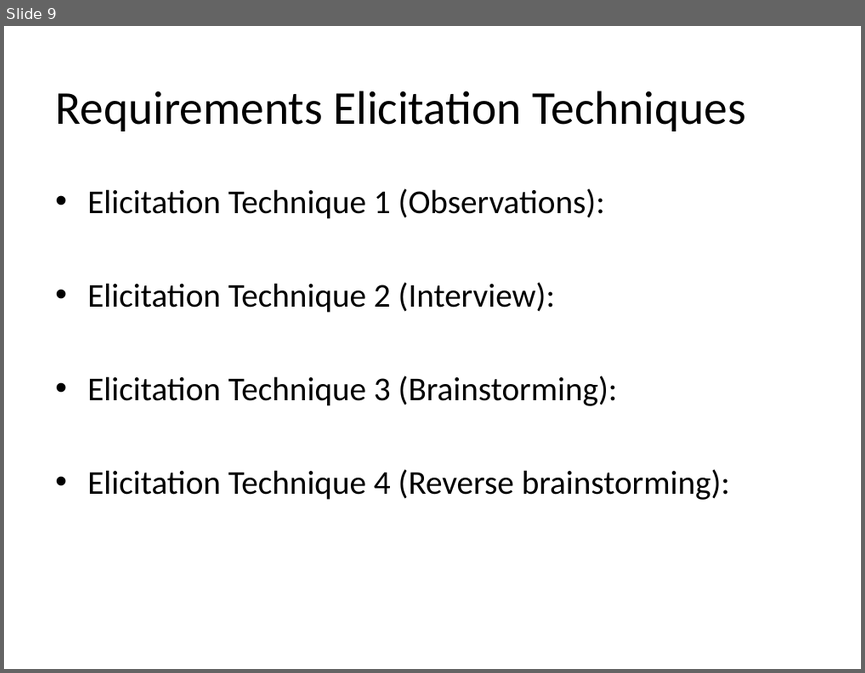
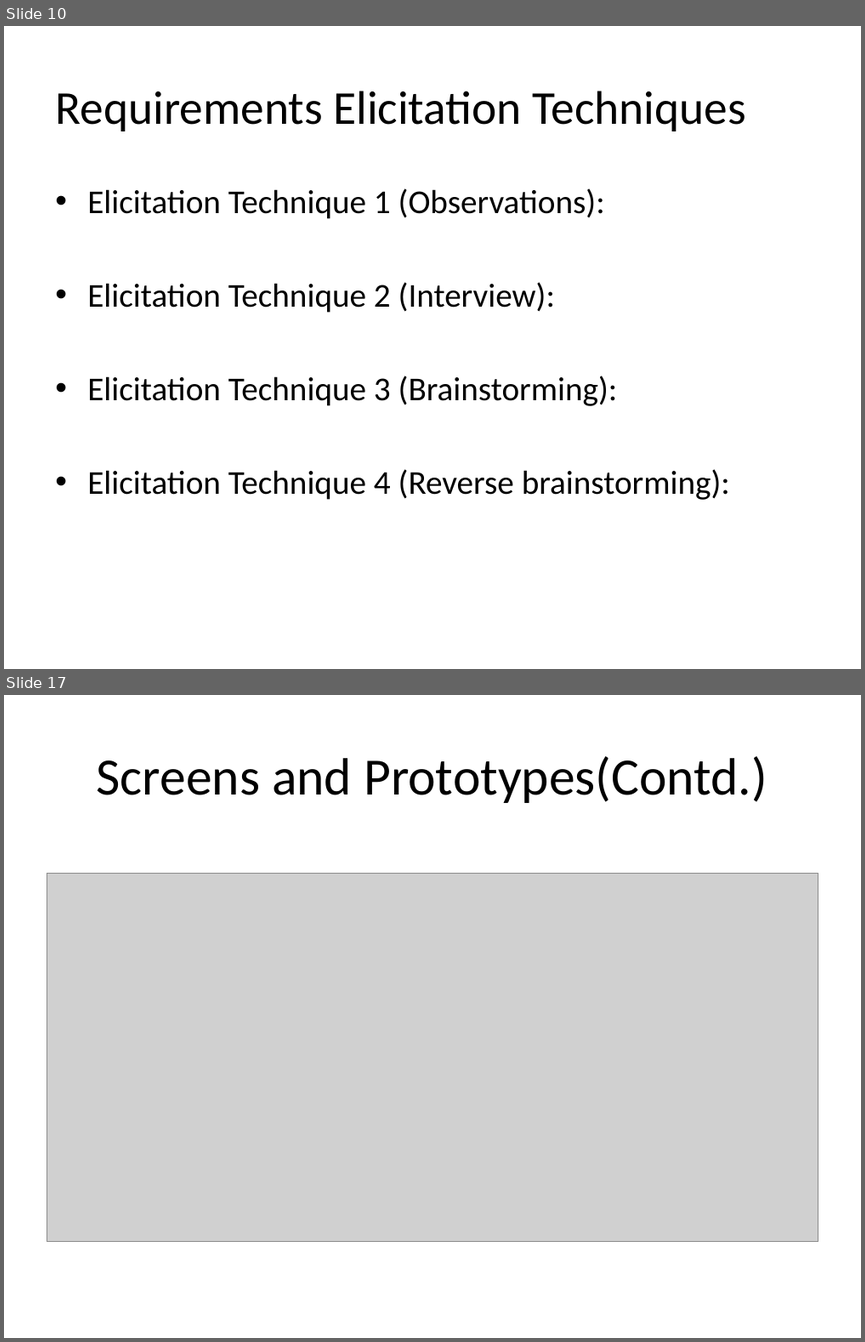
Before and after one commit to alihsn2010/REDocument, a slide deck: Software Requirement Engineering and product management.pptx. Shown one above the other, each under a label of ours: slide 9 before the commit, slides 10 and 17 after it; the slides between them are not shown. The pictures are 865x673 and 865x1342 pixels, drawn with LibreOffice and Linux fonts; fonts in the diff are those of the drawing; grey boxes stand for pictures. Boxes give left, top, right and bottom in pixels: in the first picture for what was removed or moved away, otherwise in the second. Text is boxed around its words. In the diff, an @@ line names an element or a change of style, - is before the commit and + after.

```diff
--- a/Software Requirement Engineering and product management.pptx
+++ b/Software Requirement Engineering and product management.pptx
@@ slide 17 added at [4, 695, 861, 1338], background #FFFFFF @@
@@ title added at [97, 756, 767, 803], 44 pt, text #000000 @@
+Screens and Prototypes(Contd.)
@@ picture added at [46, 873, 818, 1241] @@
@@ what was slide 9 is now slide 10 @@
```
Also in this commit, not shown: 4 slides changed, 20 other slides added, 2 slides removed.
